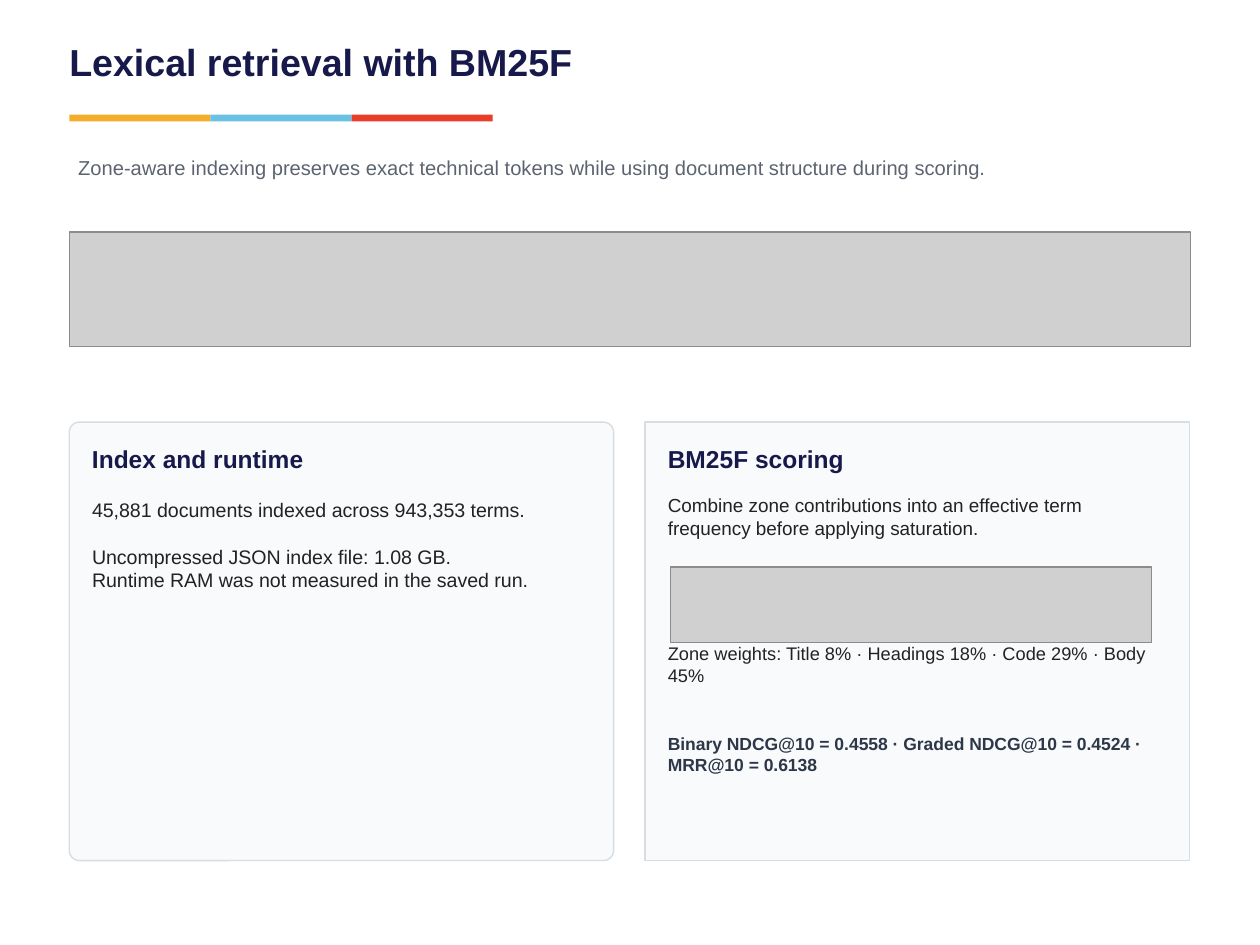
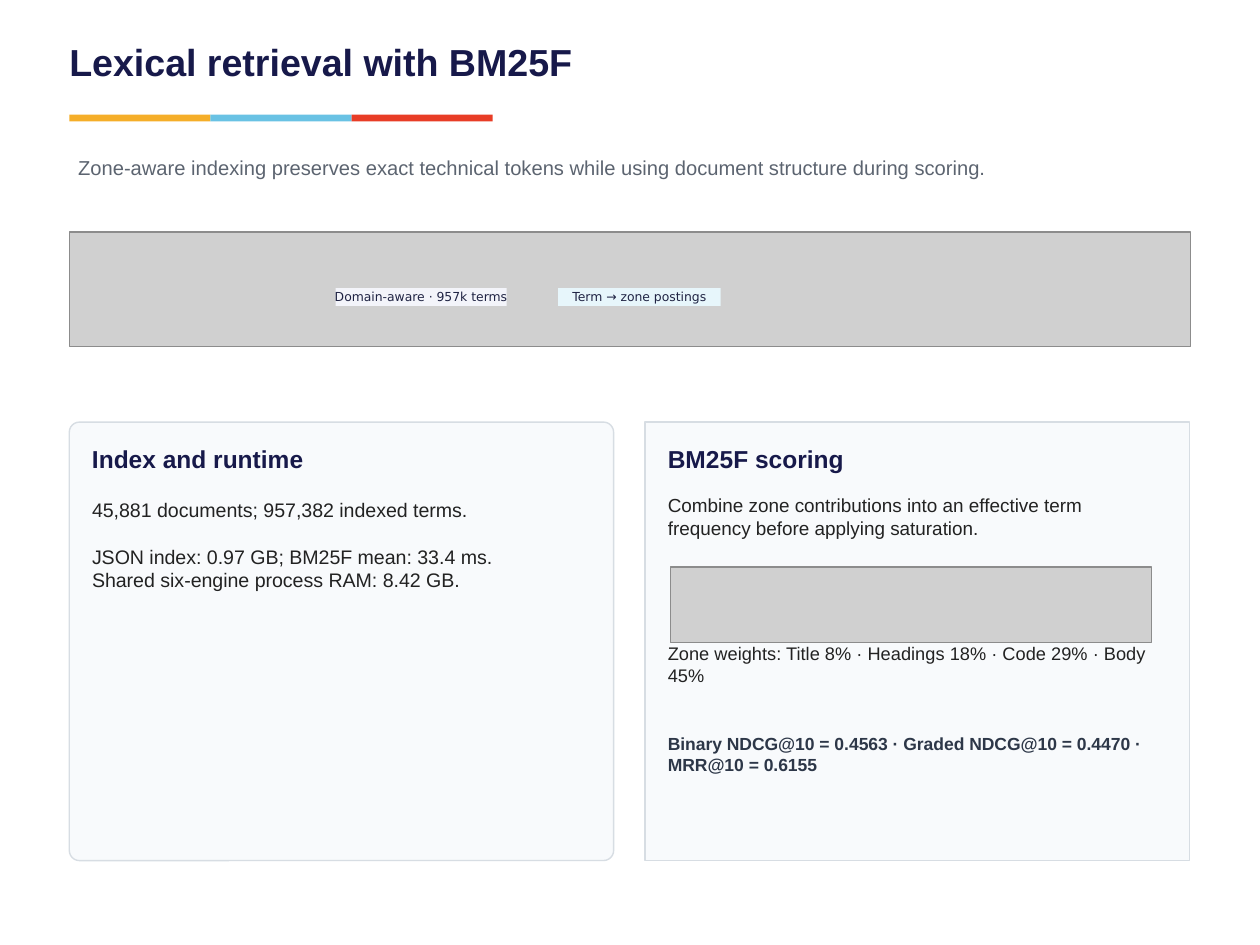
Before and after one commit to vishrutbhushan/ir-benchmark, a slide deck: slide 5 of presentation/Group7_BM25 vs Neural Retrieval on Technical Documents.pptx. Drawn at 1260x945 pixels with LibreOffice and Linux fonts; fonts in the diff are those of the drawing; grey boxes stand for pictures. Boxes give left, top, right and bottom in pixels: in the first picture for what was removed or moved away, otherwise in the second. Text is boxed around its words. In the diff, an @@ line names an element or a change of style, - is before the commit and + after.

Commit message:
Refresh presentation with verified strict benchmark results
Update metrics, mean backend latency, active judgment counts, cluster statistics and measured artifact sizes. Preserve the existing slide layout and architecture artwork while correcting stale labels. Synchronize the presentation judgment CSV with the 488-pair active pool.

```diff
--- a/presentation/Group7_BM25 vs Neural Retrieval on Technical Documents.pptx
+++ b/presentation/Group7_BM25 vs Neural Retrieval on Technical Documents.pptx
@@ rectangle added at [335,289,507,306], fill #F3F4FA, 7 pt, text #202444 @@
+Domain-aware · 957k terms
@@ rectangle added at [558,289,721,306], fill #E7F6FB, 7 pt, text #202444 @@
+Term → zone postings
@@ text at [92,502,492,591]: text changed @@
-45,881 documents indexed across 943,353 terms.
-Uncompressed JSON index file: 1.08 GB.
-Runtime RAM was not measured in the saved run.
+45,881 documents; 957,382 indexed terms.
+JSON index: 0.97 GB; BM25F mean: 33.4 ms.
+Shared six-engine process RAM: 8.42 GB.
@@ text at [668,737,1130,774]: text changed @@
-Binary NDCG@10 = 0.4558 · Graded NDCG@10 = 0.4524 · MRR@10 = 0.6138
+Binary NDCG@10 = 0.4563 · Graded NDCG@10 = 0.4470 · MRR@10 = 0.6155
```
Also in this commit, not shown: 14 other slides changed, 1 other file.
